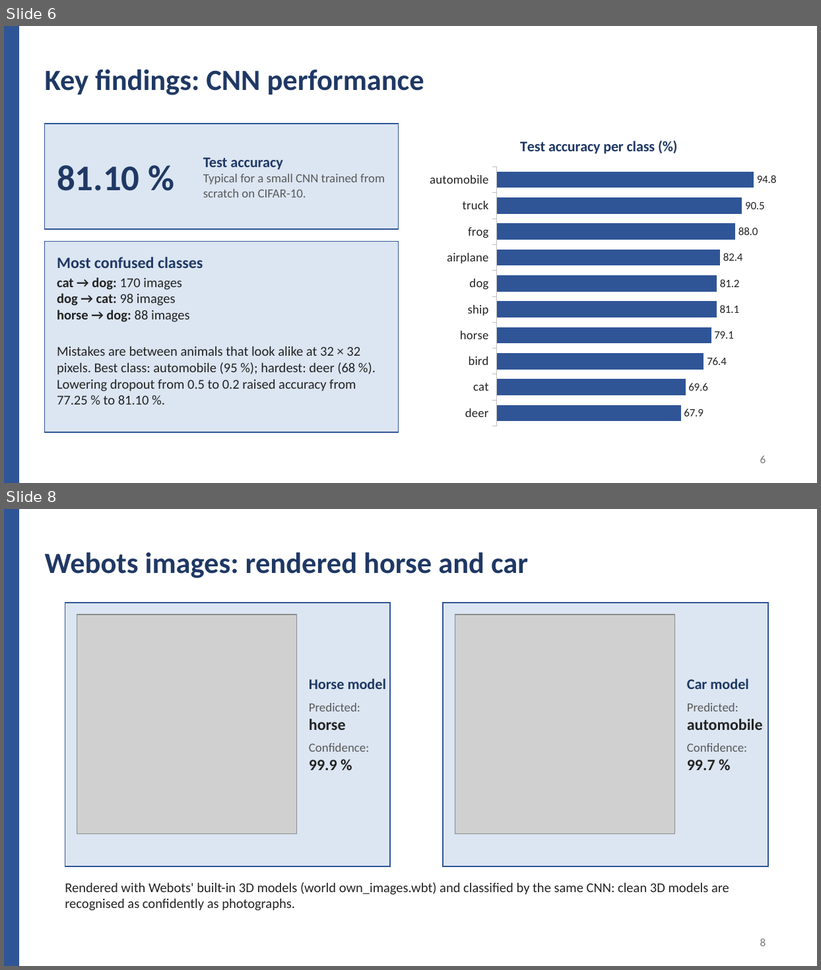
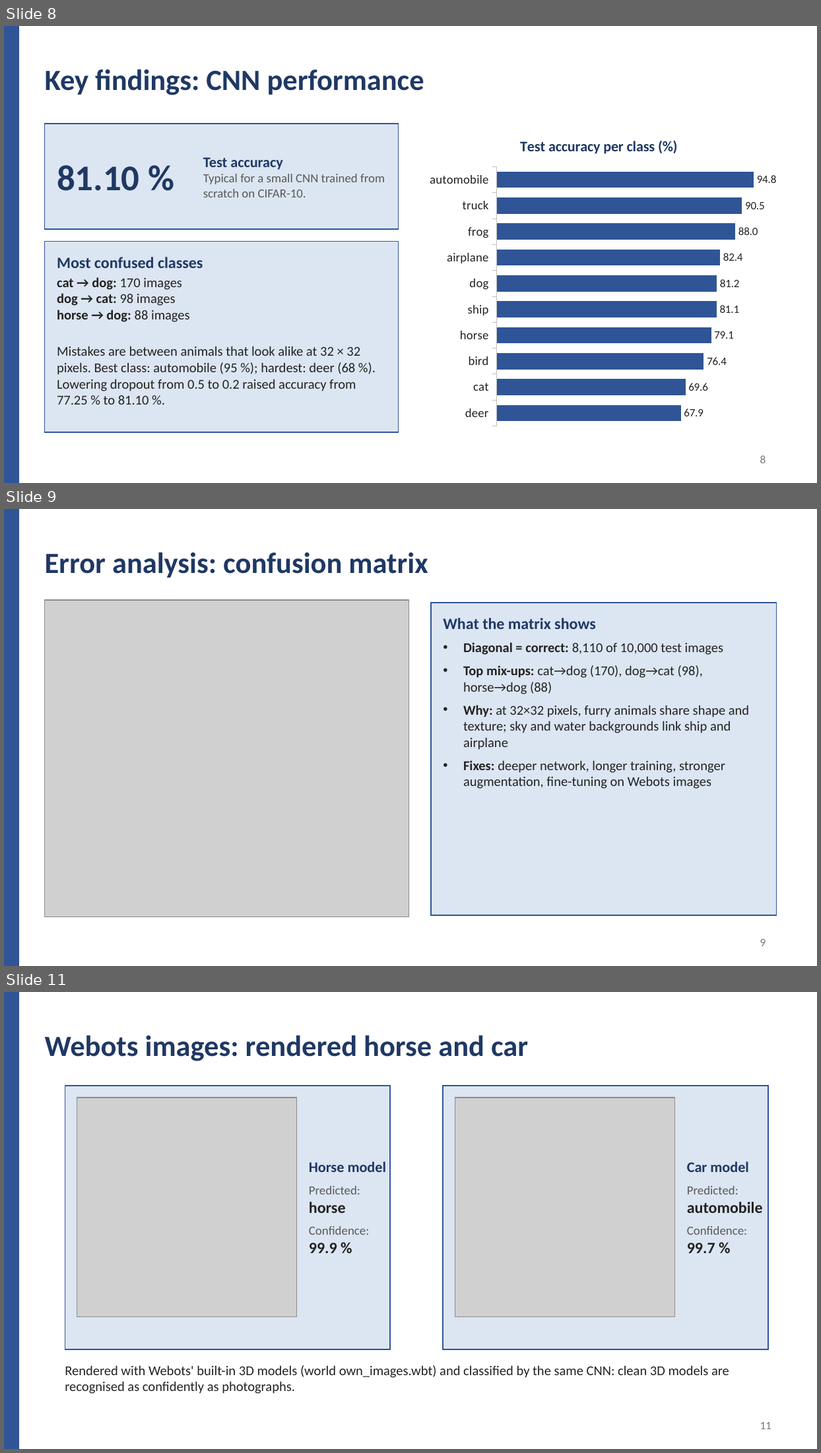
Before and after one commit to sinegan-ux/epuck-cnn-part2, a slide deck: presentation/Project_Part2_Presentation.pptx. Shown one above the other, each under a label of ours: slides 6 and 8 before the commit, slides 8, 9 and 11 after it; the slides between them are not shown. The pictures are 821x970 and 821x1453 pixels, drawn with LibreOffice and Linux fonts; fonts in the diff are those of the drawing; grey boxes stand for pictures. Boxes give left, top, right and bottom in pixels: in the first picture for what was removed or moved away, otherwise in the second. Text is boxed around its words. In the diff, an @@ line names an element or a change of style, - is before the commit and + after.

```diff
--- a/presentation/Project_Part2_Presentation.pptx
+++ b/presentation/Project_Part2_Presentation.pptx
@@ slide 9 added at [4, 509, 817, 966], background #FFFFFF @@
@@ rectangle added at [4, 509, 19, 966], fill #2F5597, outline #2F5597 1 pt @@
@@ text added at [45, 552, 428, 578], 26 pt, text #1F3864, bold @@
+Error analysis: confusion matrix
@@ picture added at [45, 600, 409, 917] @@
@@ rectangle added at [431, 603, 776, 916], fill #DCE6F2, outline #2F5597 1 pt @@
@@ text added at [443, 618, 596, 629], 14 pt, text #1F3864, bold @@
+What the matrix shows
@@ text added at [463, 642, 749, 789], 12 pt, text #222222 @@
+• Diagonal = correct: 8,110 of 10,000 test images
+• Top mix-ups: cat→dog (170), dog→cat (98), horse→dog (88)
+• Why: at 32×32 pixels, furry animals share shape and texture; sky and water backgrounds link ship and airplane
+• Fixes: deeper network, longer training, stronger augmentation, fine-tuning on Webots images
@@ page number added at [760, 939, 766, 947], 10 pt, text #777777 @@
+9
@@ what was slide 6 is now slide 8 @@
@@ page number at [760, 456, 766, 464]: text changed @@
-6
+8
@@ what was slide 8 is now slide 11 @@
@@ page number at [760, 1422, 772, 1430]: text changed @@
-8
+11
```
Also in this commit, not shown: 3 slides changed, 5 other slides added.
